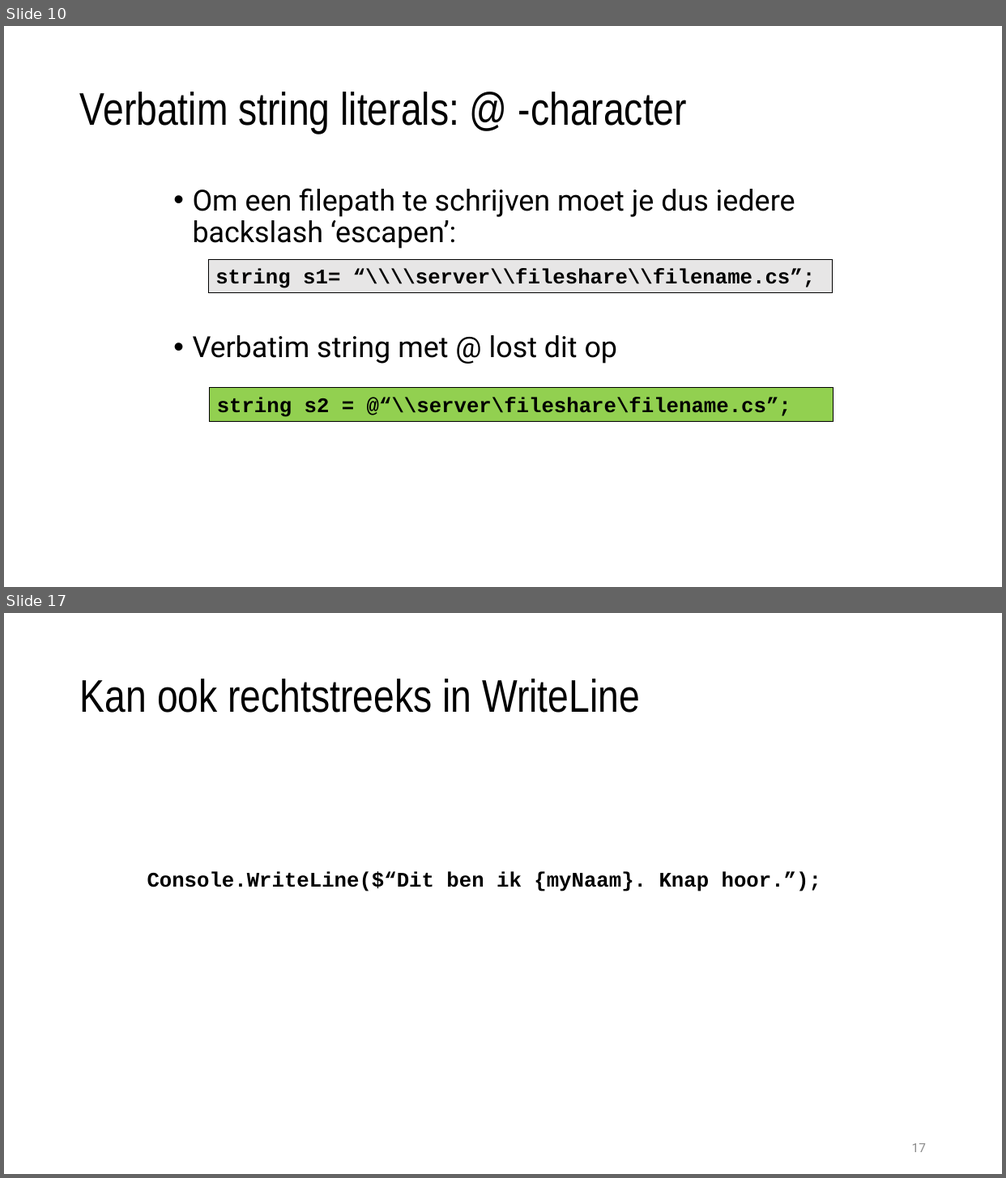
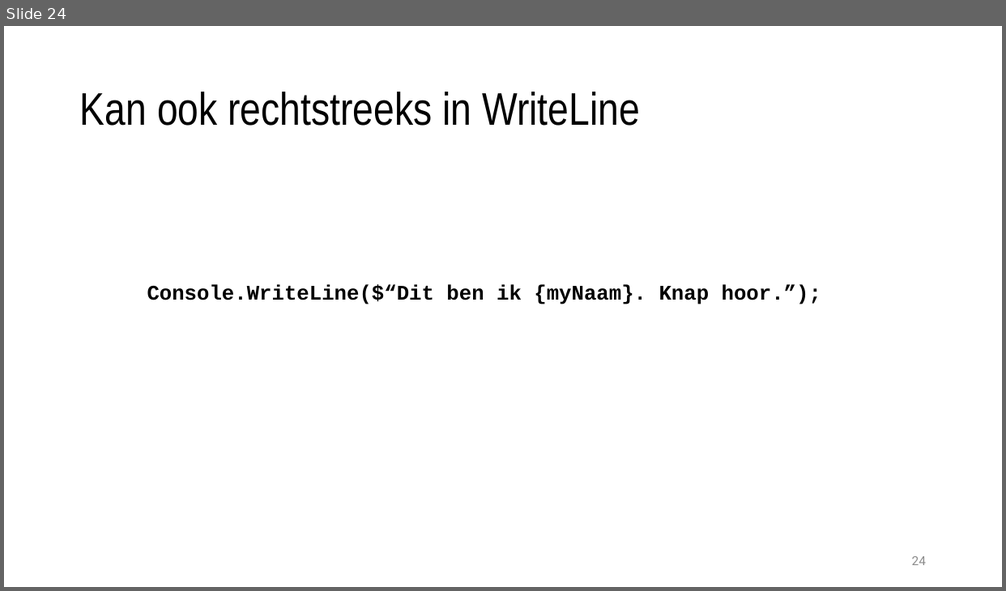
Before and after one commit to timdams/csharpbook, a slide deck: _SLIDES/2020/H3- Tekst in code gebruiken/H3_1_tekst.pptx. Shown one above the other, each under a label of ours: slides 10 and 17 before the commit, slide 24 after it; the slides between them are not shown. The pictures are 1006x1178 and 1006x591 pixels, drawn with LibreOffice and Linux fonts; fonts in the diff are those of the drawing; background and template pictures are left out. Boxes give left, top, right and bottom in pixels: in the first picture for what was removed or moved away, otherwise in the second. Text is boxed around its words. In the diff, an @@ line names an element or a change of style, - is before the commit and + after.

```diff
--- a/_SLIDES/2020/H3- Tekst in code gebruiken/H3_1_tekst.pptx
+++ b/_SLIDES/2020/H3- Tekst in code gebruiken/H3_1_tekst.pptx
@@ slide 10 removed at (4,26,1002,587), background #FFFFFF @@
@@ title removed at (80,92,687,133) @@
-Verbatim string literals: @ -character
@@ text removed at (193,188,795,364) @@
-• Om een filepath te schrijven moet je dus iedere backslash ‘escapen’:
-• Verbatim string met @ lost dit op
@@ rectangle removed at (208,259,832,293) @@
-string s1= “\\\\server\\fileshare\\filename.cs”;
@@ rectangle removed at (210,388,833,422) @@
-string s2 = @“\\server\fileshare\filename.cs”;
@@ what was slide 17 is now slide 24 @@
@@ page number at (912,557,926,565): text changed @@
-17
+24
```
Also in this commit, not shown: 6 slides changed, 23 slides added, 12 other slides removed, 11 other files.
